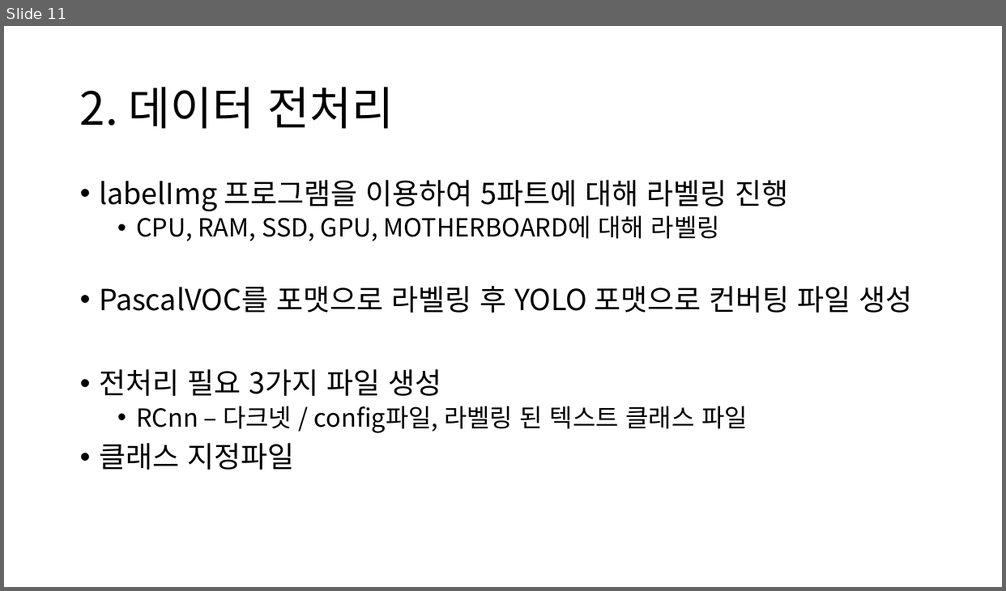
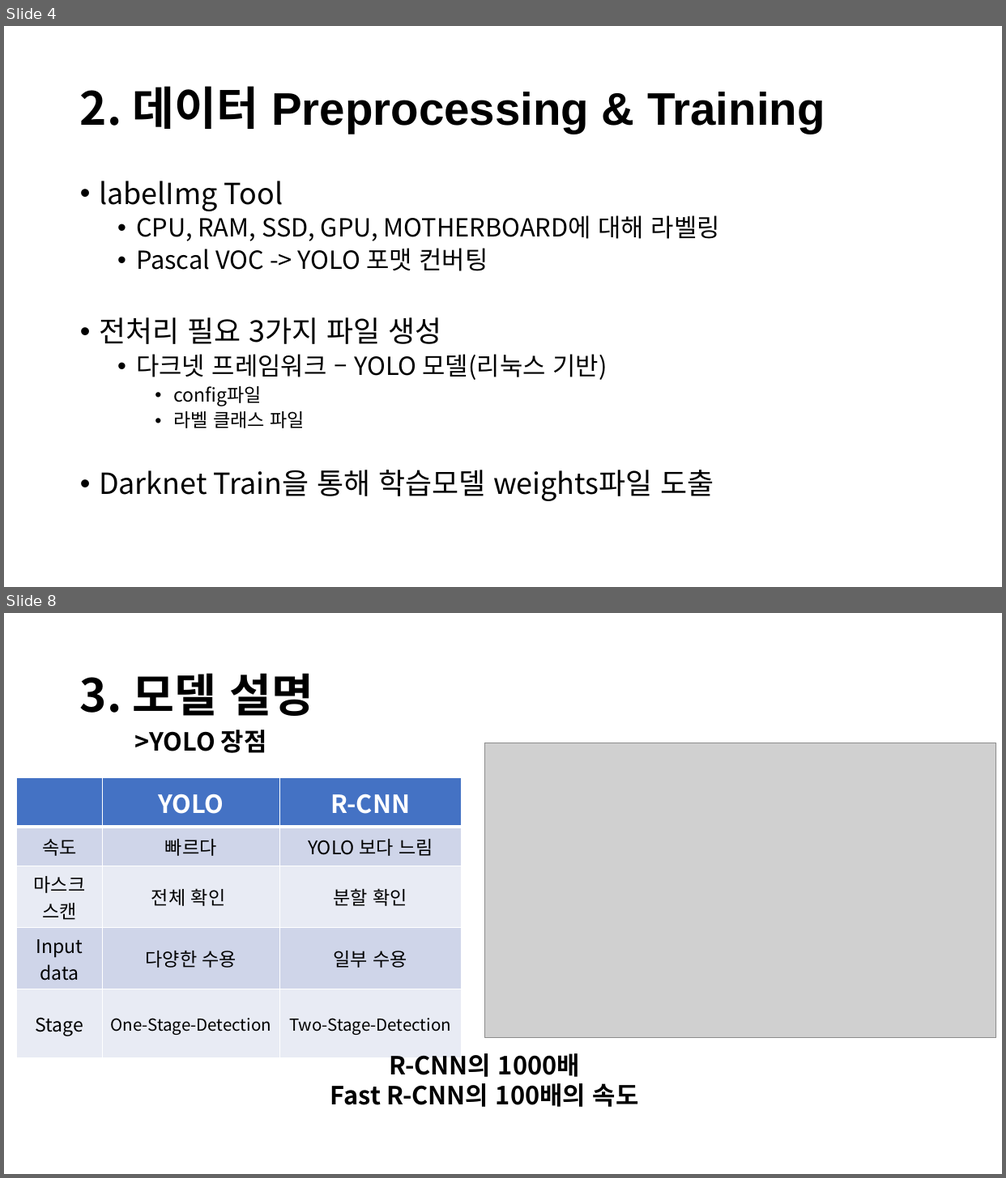
Before and after one commit to Team-Tetrapod/project, a slide deck: 2. 발표자료/PC조립 헬퍼 최종본.pptx. Shown one above the other, each under a label of ours: slide 11 before the commit, slides 4 and 8 after it; the slides between them are not shown. The pictures are 1006x591 and 1006x1178 pixels, drawn with LibreOffice and Linux fonts; fonts in the diff are those of the drawing; grey boxes stand for pictures. Boxes give left, top, right and bottom in pixels: in the first picture for what was removed or moved away, otherwise in the second. Text is boxed around its words. In the diff, an @@ line names an element or a change of style, - is before the commit and + after.

```diff
--- a/2. 발표자료/PC조립 헬퍼 최종본.pptx
+++ b/2. 발표자료/PC조립 헬퍼 최종본.pptx
@@ slide 8 added at (4, 613, 1002, 1174), background #FFFFFF @@
@@ text added at (80, 673, 313, 716), 44 pt, text #000000, bold @@
+3. 모델 설명
@@ text added at (134, 730, 267, 753), 24 pt, text #000000, bold @@
+>YOLO 장점
@@ picture added at (484, 743, 996, 1037) @@
@@ table added at (17, 777, 462, 1040), 5 rows, 3 columns @@
+ | YOLO | R-CNN
+속도 | 빠르다 | YOLO 보다 느림
+마스크 스캔 | 전체 확인 | 분할 확인
+Input data | 다양한 수용 | 일부 수용
+Stage | One-Stage-Detection | Two-Stage-Detection
@@ text added at (330, 1054, 639, 1107), 24 pt, text #000000, bold @@
+R-CNN의 1000배
+Fast R-CNN의 100배의 속도
@@ what was slide 11 is now slide 4 @@
@@ slide 4 changed as well @@
@@ title at (80, 86, 825, 133): text changed; font Noto Sans CJK KR to Arial; bold on @@
-2. 데이터 전처리
+2. 데이터 Preprocessing & Training
@@ text at (99, 181, 283, 211): text changed @@
-• labelImg 프로그램을 이용하여 5파트에 대해 라벨링 진행
+• labelImg Tool
@@ text at (136, 248, 488, 271): text changed; size 28 to 24 pt @@
-• PascalVOC를 포맷으로 라벨링 후 YOLO 포맷으로 컨버팅 파일 생성
+  • Pascal VOC -> YOLO 포맷 컨버팅
@@ text at (99, 354, 714, 501): text changed; size 24 to 28 pt @@
-  • RCnn – 다크넷 / config파일, 라벨링 된 텍스트 클래스 파일
-• 클래스 지정파일
+  • 다크넷 프레임워크 – YOLO 모델(리눅스 기반)
+    • config파일
+    • 라벨 클래스 파일
+• Darknet Train을 통해 학습모델 weights파일 도출
```
Also in this commit, not shown: 5 other slides changed, 4 other slides added, 7 slides removed, 1 other file.
